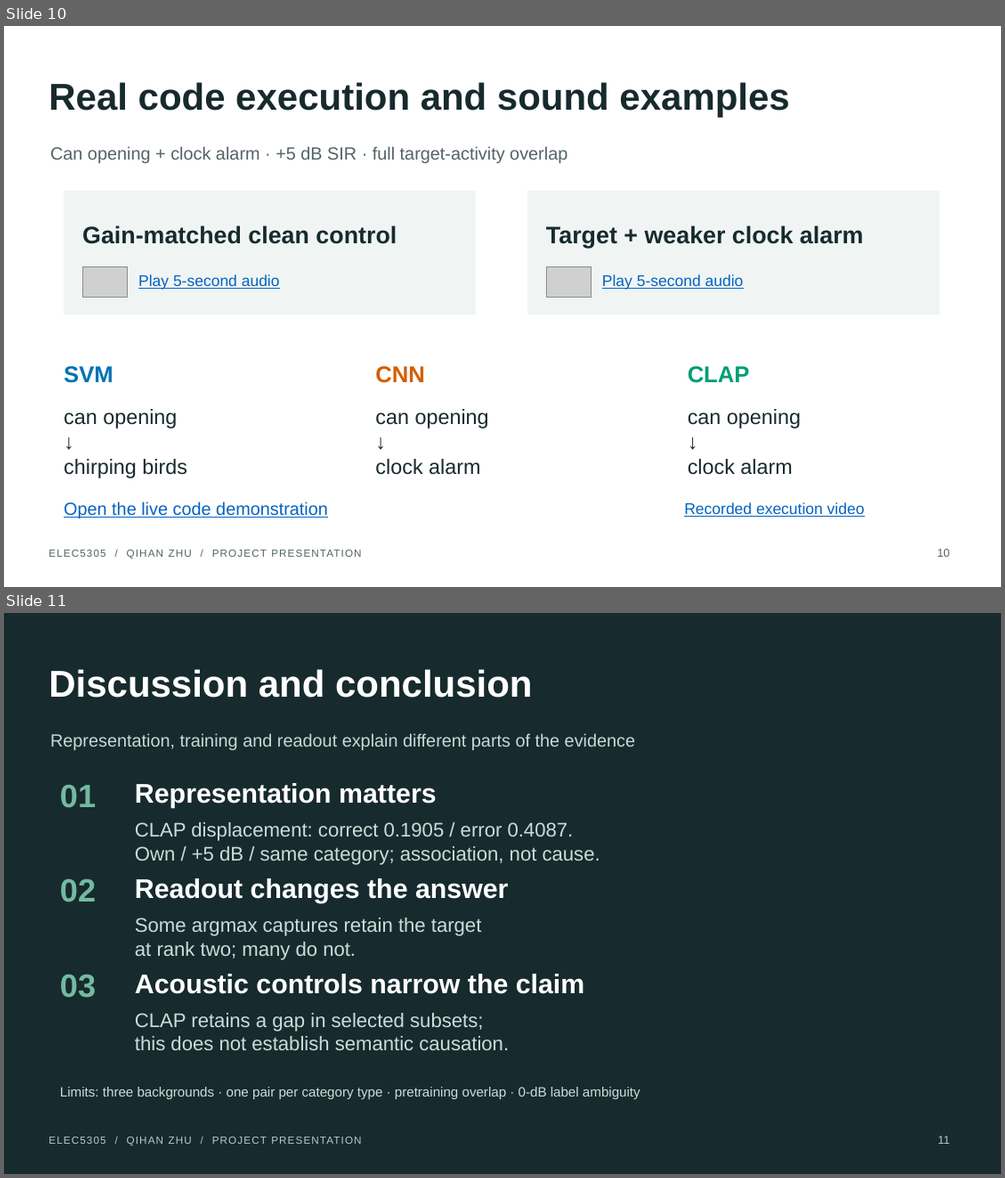
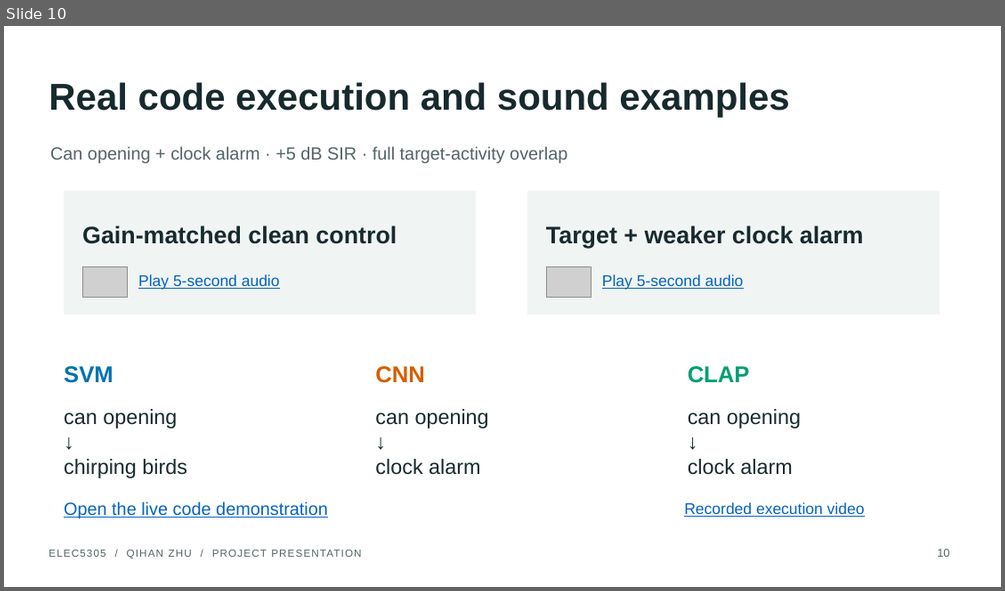
Before and after one commit to Charlie-Uni/elec5305-project-550489593, a slide deck: results/final_submission_20261110/presentation.pptx. Shown one above the other, each under a label of ours: slides 10 and 11 before the commit, slide 10 after it. The pictures are 1005x1178 and 1005x591 pixels, drawn with LibreOffice and Linux fonts; fonts in the diff are those of the drawing; grey boxes stand for pictures. Boxes give left, top, right and bottom in pixels: in the first picture for what was removed or moved away, otherwise in the second. Text is boxed around its words. In the diff, an @@ line names an element or a change of style, - is before the commit and + after.

```diff
--- a/results/final_submission_20261110/presentation.pptx
+++ b/results/final_submission_20261110/presentation.pptx
@@ slide 11 removed at [4, 613, 1001, 1174], background #172A2D @@
@@ text removed at [48, 669, 532, 698] @@
-Discussion and conclusion
@@ text removed at [50, 733, 635, 750] @@
-Representation, training and readout explain different parts of the evidence
@@ text removed at [60, 785, 96, 808] @@
-01
@@ text removed at [135, 783, 437, 808] @@
-Representation matters
@@ text removed at [135, 822, 600, 865] @@
-CLAP displacement: correct 0.1905 / error 0.4087.
-Own / +5 dB / same category; association, not cause.
@@ text removed at [60, 879, 96, 902] @@
-02
@@ text removed at [135, 878, 508, 903] @@
-Readout changes the answer
@@ text removed at [135, 917, 482, 960] @@
-Some argmax captures retain the target
-at rank two; many do not.
@@ text removed at [60, 974, 96, 997] @@
-03
@@ text removed at [135, 973, 585, 994] @@
-Acoustic controls narrow the claim
@@ text removed at [135, 1013, 509, 1050] @@
-CLAP retains a gap in selected subsets;
-this does not establish semantic causation.
@@ text removed at [60, 1086, 640, 1099] @@
-Limits: three backgrounds · one pair per category type · pretraining overlap · 0-dB label ambiguity
@@ text removed at [48, 1136, 361, 1145] @@
-ELEC5305 / QIHAN ZHU / PROJECT PRESENTATION
@@ text removed at [938, 1135, 949, 1143] @@
-11
```
Also in this commit, not shown: 1 slide changed, 1 slide added, 57 other files.
